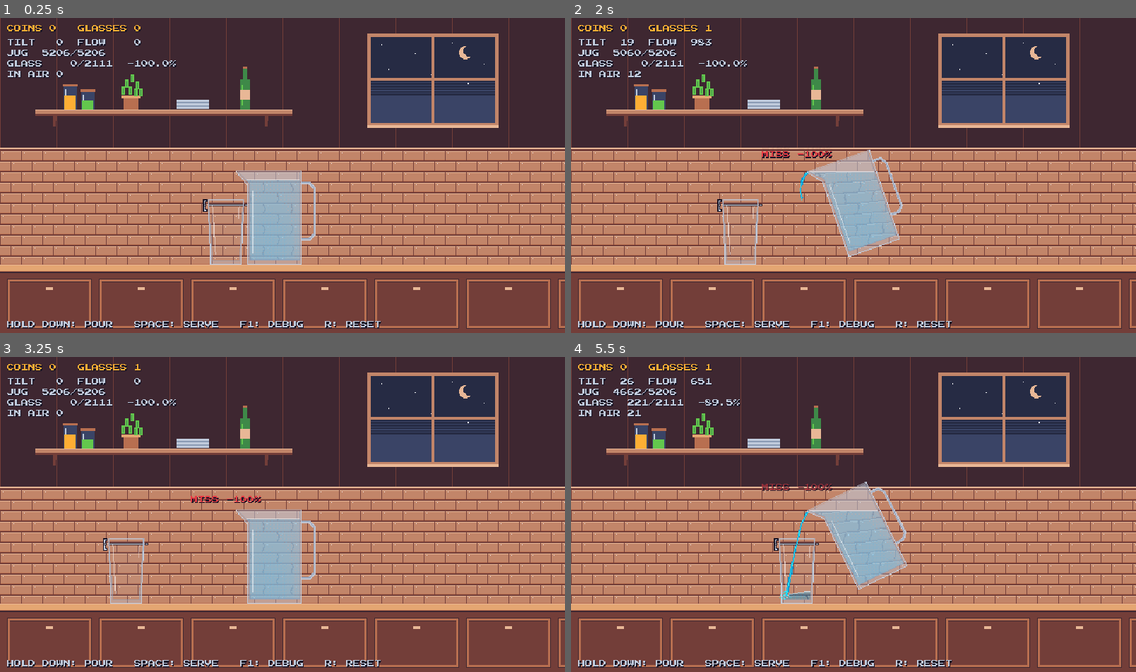
Above: before the commit, frames 1-4 (two rows, left to right).
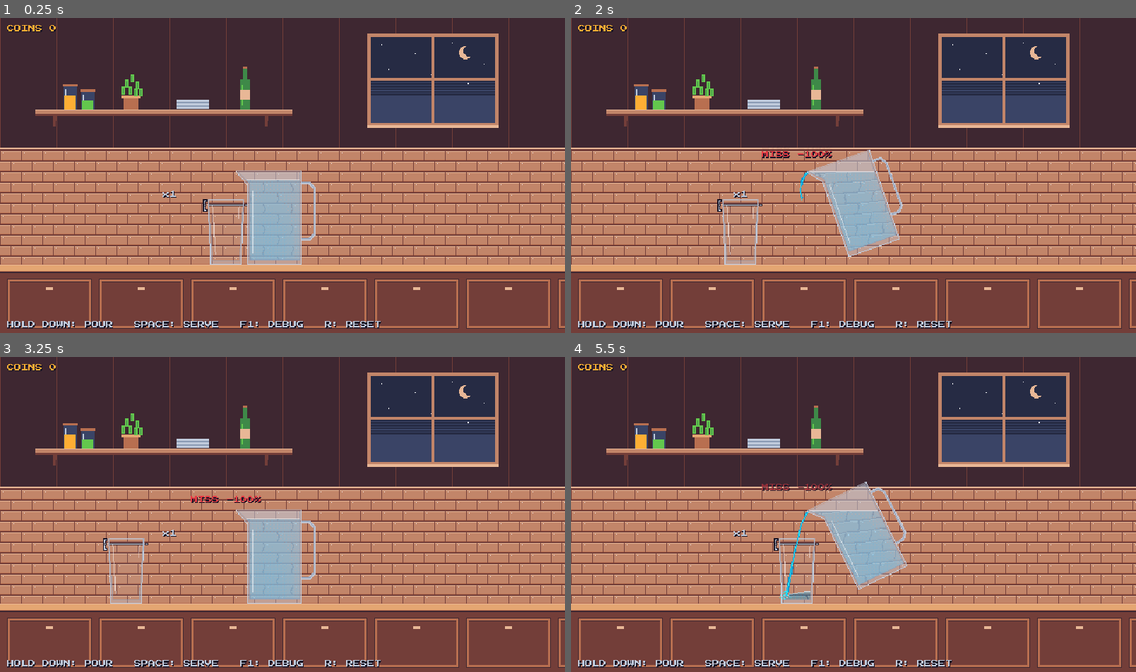
Above: after the commit, the same moments.

Repository: mihai-molnar/pour-game
Game: Godot game, scene res://main.tscn
Two runs of this game, one before a commit and one after it. Both use one fixed random seed, a clock stepped at 60 frames per second and the inputs below.
Inputs:
- Up to frame 1 (0.25 s): no input
- Up to frame 2 (2 s): tap Enter at 0.5 s; tap Space at 0.6, 0.77, 1.07, 1.52, 1.55, 1.82 s; hold Down from 1.28 s (still down); tap R at 1.35 s
- Up to frame 3 (3.25 s): release Down at 2.03 s; tap Space at 2.1, 3.02, 3.05 s; tap R at 2.85 s
- Up to frame 4 (5.5 s): tap Space at 3.32, 3.6, 3.77, 4.07, 4.52, 4.55, 4.82, 5.1 s; hold Down from 3.53 s (still down); tap R at 4.35 s

The runs differ from the first frame. In frame 1, 1.1% of the frame differs, in the area x 1-32%, y 2-58%; in frame 2, 1.1%; in frame 3, 1.1%; in frame 4, 1.2%.

Commit message:
feat: HUD (timer, coins, streak, banners) and round summary screen
Co-Authored-By: Claude Opus 5.5 <noreply@anthropic.com>

Diff:
--- /dev/null
+++ b/hud.gd
@@ -0,0 +1,142 @@
+class_name Hud
+extends CanvasLayer
+## Everything drawn over the game: timer, coins, streak multiplier, result
+## popups, banners, the key hint and the F1 debug readout. Purely visual — it
+## never drives game logic (its tweens only animate labels).
+
+const FONT := preload("res://fonts/PressStart2P-Regular.ttf")
+const SCREEN_W := 640.0
+
+var root: Control
+var timer_label: Label
+var coins_label: Label
+var streak_label: Label
+var banner_label: Label
+var hint_label: Label
+var debug_label: Label
+
+var _streak_pos := Vector2(184, 196)
+var _banner_tween: Tween
+
+
+func _ready() -> void:
+	root = Control.new()
+	root.set_anchors_preset(Control.PRESET_FULL_RECT)
+	root.mouse_filter = Control.MOUSE_FILTER_IGNORE
+	var theme := Theme.new()
+	theme.default_font = FONT
+	theme.default_font_size = 8
+	root.theme = theme
+	add_child(root)
+	coins_label = make_label(Vector2(8, 8), Palette.GOLD)
+	timer_label = make_label(Vector2(0, 8), Palette.WHITE)
+	timer_label.size = Vector2(SCREEN_W, 8)
+	timer_label.horizontal_alignment = HORIZONTAL_ALIGNMENT_CENTER
+	streak_label = make_label(_streak_pos, Palette.FROST)
+	banner_label = make_label(Vector2(0, 112), Palette.WHITE)
+	banner_label.size = Vector2(SCREEN_W, 16)
+	banner_label.horizontal_alignment = HORIZONTAL_ALIGNMENT_CENTER
+	banner_label.add_theme_font_size_override("font_size", 16)
+	banner_label.visible = false
+	hint_label = make_label(Vector2(8, 344), Palette.FROST)
+	debug_label = make_label(Vector2(8, 24), Palette.FROST)
+	debug_label.visible = false
+
+
+func make_label(pos: Vector2, color: Color) -> Label:
+	var l := Label.new()
+	l.position = pos
+	l.add_theme_color_override("font_color", color)
+	l.add_theme_color_override("font_shadow_color", Palette.INK)
+	l.add_theme_constant_override("shadow_offset_x", 1)
+	l.add_theme_constant_override("shadow_offset_y", 1)
+	l.add_theme_constant_override("line_spacing", 4)
+	root.add_child(l)
+	return l
+
+
+## Seconds left as M:SS, rounding up (0:30 at the start, 0:00 only at the end).
+static func format_time(seconds: float) -> String:
+	var s := ceili(maxf(seconds, 0.0))
+	return "%d:%02d" % [s / 60, s % 60]
+
+
+static func format_mult(steps: int) -> String:
+	var m := Scoring.multiplier(steps)
+	return "x%d" % int(m) if m == floorf(m) else "x%.1f" % m
+
+
+func set_time(seconds: float) -> void:
+	timer_label.text = format_time(seconds)
+	timer_label.add_theme_color_override("font_color", Palette.RED if seconds <= 5.0 else Palette.WHITE)
+
+
+func set_coins(total: int) -> void:
+	coins_label.text = "COINS %d" % total
+
+
+func place_streak(pos: Vector2) -> void:
+	_streak_pos = pos
+	streak_label.position = pos
+
+
+## Shows what the next glass pays; pops when it changes.
+func set_streak(steps: int) -> void:
+	var text := format_mult(steps)
+	if text == streak_label.text:
+		return
+	streak_label.text = text
+	streak_label.add_theme_color_override("font_color", Palette.GOLD if steps > 0 else Palette.FROST)
+	streak_label.position = _streak_pos - Vector2(0, 4)
+	create_tween().tween_property(streak_label, "position", _streak_pos, 0.2).set_trans(Tween.TRANS_BACK).set_ease(Tween.EASE_OUT)
+
+
+## Floating result text centred on `at` (a Scoring.score() result).
+func popup(result: Dictionary, at: Vector2) -> void:
+	var pct := roundi(result.error * 100.0)
+	var text := "MISS %+d%%" % pct
+	var color := Palette.RED
+	if result.band == Scoring.PERFECT:
+		text = "PERFECT! +%d" % result.coins
+		color = Palette.GOLD
+	elif result.band == Scoring.GOOD:
+		text = "GOOD %+d%% +%d" % [pct, result.coins]
+		color = Palette.GREEN
+	elif result.band == Scoring.SPILL:
+		text = "SPILLED!"
+	var label := make_label(at - Vector2(100, 0), color)
+	label.size = Vector2(200, 8)
+	label.horizontal_alignment = HORIZONTAL_ALIGNMENT_CENTER
+	label.text = text
+	var tw := create_tween().set_parallel()
+	tw.tween_property(label, "position:y", label.position.y - 24.0, 1.4).set_ease(Tween.EASE_OUT).set_trans(Tween.TRANS_CUBIC)
+	tw.tween_property(label, "modulate:a", 0.0, 0.5).set_delay(0.9)
+	tw.chain().tween_callback(label.queue_free)
+
+
+func show_banner(text: String, seconds: float) -> void:
+	banner_label.text = text
+	banner_label.visible = true
+	banner_label.modulate.a = 1.0
+	if _banner_tween != null:
+		_banner_tween.kill()
+	_banner_tween = create_tween()
+	_banner_tween.tween_interval(maxf(seconds - 0.3, 0.0))
+	_banner_tween.tween_property(banner_label, "modulate:a", 0.0, 0.3)
+	_banner_tween.tween_callback(banner_label.hide)
+
+
+func set_hint(text: String) -> void:
+	hint_label.text = text
+
+
+func toggle_debug() -> void:
+	debug_label.visible = not debug_label.visible
+
+
+func is_debug_visible() -> bool:
+	return debug_label.visible
+
+
+func set_debug(text: String) -> void:
+	debug_label.text = text
--- a/main.gd
+++ b/main.gd
@@ -15,6 +15,7 @@
 @onready var glass: Glass = $Glass
 @onready var pourer: Pourer = $Pourer
 @onready var stream: Stream = $Stream
+@onready var hud: Hud = $Hud
 
 var coins := 0
 var served := 0
@@ -29,11 +30,6 @@
 var _shot_prefix := ""
 var _shot_index := 0
 
-var _hud: Control
-var _coins_label: Label
-var _status_label: Label
-var _debug_label: Label
-
 
 func _ready() -> void:
 	var drink: DrinkDef = GameState.owned_drinks[0]
@@ -41,7 +37,7 @@
 	stream.set_drink(drink)
 	pourer.setup(drink)
 	pourer.position = Vector2(GLASS_X, 280.0) + drink.pourer_offset
-	_build_hud()
+	hud.place_streak(Vector2(184, 196))
 	var args := {}
 	for a in OS.get_cmdline_user_args():
 		var kv := a.trim_prefix("--").split("=", true, 1)
@@ -69,7 +65,7 @@
 		_serve_queued = true
 	if _serve_queued and not _swapping and not pourer.is_pouring() and stream.is_empty():
 		_serve()
-	_update_hud()
+	_refresh_hud()
 	if _time >= _quit_at:
 		get_tree().quit()
 
@@ -98,7 +94,7 @@
 			if not _swapping:
 				_serve_queued = true
 		KEY_F1:
-			_debug_label.visible = not _debug_label.visible
+			hud.toggle_debug()
 		KEY_R:
 			coins = 0
 			served = 0
@@ -117,7 +113,7 @@
 	_streak_steps = result.steps
 	coins += result.coins
 	served += 1
-	_popup(result)
+	hud.popup(result, Vector2(GLASS_X, 168))
 	var tw := create_tween()
 	tw.tween_property(glass, "position:x", -40.0, 0.35).set_trans(Tween.TRANS_QUAD).set_ease(Tween.EASE_IN)
 	tw.tween_callback(glass.reset)
@@ -125,71 +121,18 @@
 	tw.tween_callback(func() -> void: _swapping = false)
 
 
-func _popup(result: Dictionary) -> void:
-	var pct := roundi(result.error * 100.0)
-	var text: String
-	var color: Color
-	if result.band == Scoring.PERFECT:
-		text = "PERFECT! +%d" % result.coins
-		color = Palette.GOLD
-	elif result.band == Scoring.GOOD:
-		text = "GOOD %+d%% +%d" % [pct, result.coins]
-		color = Palette.GREEN
-	elif result.band == Scoring.SPILL:
-		text = "SPILLED!"
-		color = Palette.RED
-	else:
-		text = "MISS %+d%%" % pct
-		color = Palette.RED
-	var label := _label(Vector2(GLASS_X - 100, 168), color)
-	label.size = Vector2(200, 8)
-	label.horizontal_alignment = HORIZONTAL_ALIGNMENT_CENTER
-	label.text = text
-	var tw := create_tween().set_parallel()
-	tw.tween_property(label, "position:y", label.position.y - 24.0, 1.4).set_ease(Tween.EASE_OUT).set_trans(Tween.TRANS_CUBIC)
-	tw.tween_property(label, "modulate:a", 0.0, 0.5).set_delay(0.9)
-	tw.chain().tween_callback(label.queue_free)
-
-
-func _build_hud() -> void:
-	var layer := CanvasLayer.new()
-	add_child(layer)
-	_hud = Control.new()
-	_hud.set_anchors_preset(Control.PRESET_FULL_RECT)
-	_hud.mouse_filter = Control.MOUSE_FILTER_IGNORE
-	var theme := Theme.new()
-	theme.default_font = load("res://fonts/PressStart2P-Regular.ttf")
-	theme.default_font_size = 8
-	_hud.theme = theme
-	layer.add_child(_hud)
-	_coins_label = _label(Vector2(8, 8), Palette.GOLD)
-	_status_label = _label(Vector2(8, 344), Palette.FROST)
-	_debug_label = _label(Vector2(8, 24), Palette.FROST)
-
-
-func _label(pos: Vector2, color: Color) -> Label:
-	var l := Label.new()
-	l.position = pos
-	l.add_theme_color_override("font_color", color)
-	l.add_theme_color_override("font_shadow_color", Palette.INK)
-	l.add_theme_constant_override("shadow_offset_x", 1)
-	l.add_theme_constant_override("shadow_offset_y", 1)
-	l.add_theme_constant_override("line_spacing", 4)
-	_hud.add_child(l)
-	return l
-
-
-func _update_hud() -> void:
-	_coins_label.text = "COINS %d   GLASSES %d" % [coins, served]
-	_status_label.text = "SERVING..." if _serve_queued else "HOLD DOWN: POUR   SPACE: SERVE   F1: DEBUG   R: RESET"
-	if _debug_label.visible:
+func _refresh_hud() -> void:
+	hud.set_coins(coins)
+	hud.set_streak(_streak_steps)
+	hud.set_hint("SERVING..." if _serve_queued else "HOLD DOWN: POUR   SPACE: SERVE   F1: DEBUG   R: RESET")
+	if hud.is_debug_visible():
 		var err := (glass.volume - glass.target) / glass.target * 100.0
-		_debug_label.text = "TILT %3d  FLOW %4d\nJUG  %4d/%d\nGLASS %4d/%d  %+.1f%%\nIN AIR %d" % [
+		hud.set_debug("TILT %3d  FLOW %4d\nJUG  %4d/%d\nGLASS %4d/%d  %+.1f%%\nIN AIR %d" % [
 			roundi(rad_to_deg(pourer.tilt)), roundi(pourer.flow),
 			roundi(pourer.volume), roundi(pourer.full_volume),
 			roundi(glass.volume), roundi(glass.target), err,
-			stream._parcels.size(),
-		]
+			stream.parcel_count(),
+		])
 
 
 ## Simulates holds of increasing length — with the pourer full, then half
--- a/main.tscn
+++ b/main.tscn
@@ -7,6 +7,7 @@
 [ext_resource type="Script" path="res://stream.gd" id="5_stream"]
 [ext_resource type="Shader" path="res://liquid.gdshader" id="6_liquid"]
 [ext_resource type="Script" path="res://draw_layer.gd" id="7_layer"]
+[ext_resource type="Script" path="res://hud.gd" id="8_hud"]
 
 [sub_resource type="ShaderMaterial" id="ShaderMaterial_glass"]
 shader = ExtResource("6_liquid")
@@ -59,3 +60,6 @@
 
 [node name="Front" type="Node2D" parent="Pourer"]
 script = ExtResource("7_layer")
+
+[node name="Hud" type="CanvasLayer" parent="."]
+script = ExtResource("8_hud")
--- /dev/null
+++ b/round_summary.gd
@@ -0,0 +1,92 @@
+class_name RoundSummary
+extends CanvasLayer
+## End-of-round screen: glasses, perfects, best streak, coins this round and
+## total. Space or clicking NEXT ROUND emits next_pressed and hides it.
+
+signal next_pressed
+
+const FONT := preload("res://fonts/PressStart2P-Regular.ttf")
+const SCREEN_W := 640.0
+
+var _title: Label
+var _body: Label
+var _button: Button
+
+
+func _ready() -> void:
+	var root := Control.new()
+	root.set_anchors_preset(Control.PRESET_FULL_RECT)
+	var theme := Theme.new()
+	theme.default_font = FONT
+	theme.default_font_size = 8
+	root.theme = theme
+	add_child(root)
+	var dim := ColorRect.new()
+	dim.set_anchors_preset(Control.PRESET_FULL_RECT)
+	dim.color = Color(Palette.INK, 0.8)
+	root.add_child(dim)
+	_title = _centered_label(root, 96.0, Palette.GOLD, 16)
+	_body = _centered_label(root, 136.0, Palette.FROST, 8)
+	_button = Button.new()
+	_button.text = "NEXT ROUND (SPACE)"
+	_button.flat = true
+	_button.focus_mode = Control.FOCUS_NONE
+	_button.add_theme_color_override("font_color", Palette.WHITE)
+	_button.add_theme_color_override("font_hover_color", Palette.GOLD)
+	_button.position = Vector2(SCREEN_W * 0.5 - 96.0, 248.0)
+	_button.size = Vector2(192, 16)
+	_button.pressed.connect(_next)
+	root.add_child(_button)
+	visible = false
+
+
+func _centered_label(parent: Control, y: float, color: Color, font_size: int) -> Label:
+	var l := Label.new()
+	l.position = Vector2(0, y)
+	l.size = Vector2(SCREEN_W, font_size)
+	l.horizontal_alignment = HORIZONTAL_ALIGNMENT_CENTER
+	l.add_theme_color_override("font_color", color)
+	l.add_theme_font_size_override("font_size", font_size)
+	l.add_theme_constant_override("line_spacing", 6)
+	parent.add_child(l)
+	return l
+
+
+## `stats` keys: served, perfects, best_steps, coins.
+func show_results(round_number: int, stats: Dictionary, total_coins: int) -> void:
+	_title.text = "ROUND %d DONE" % round_number
+	var rows := [
+		["GLASSES", str(stats.served)],
+		["PERFECT", str(stats.perfects)],
+		["BEST STREAK", Hud.format_mult(stats.best_steps)],
+		["COINS", "+%d" % stats.coins],
+		["", ""],
+		["TOTAL", str(total_coins)],
+	]
+	var lines: Array[String] = []
+	for row in rows:
+		lines.append("%-12s%6s" % row)
+	_body.text = "\n".join(lines)
+	visible = true
+
+
+func hide_results() -> void:
+	visible = false
+
+
+func body_text() -> String:
+	return _body.text
+
+
+func _unhandled_input(event: InputEvent) -> void:
+	if not visible:
+		return
+	var key := event as InputEventKey
+	if key != null and key.pressed and not key.echo and key.physical_keycode == KEY_SPACE:
+		get_viewport().set_input_as_handled()
+		_next()
+
+
+func _next() -> void:
+	visible = false
+	next_pressed.emit()
--- /dev/null
+++ b/round_summary.tscn
@@ -0,0 +1,7 @@
+[gd_scene load_steps=2 format=3]
+
+[ext_resource type="Script" path="res://round_summary.gd" id="1_summary"]
+
+[node name="RoundSummary" type="CanvasLayer"]
+layer = 2
+script = ExtResource("1_summary")
--- a/stream.gd
+++ b/stream.gd
@@ -71,6 +71,10 @@
 
 func is_empty() -> bool:
 	return _parcels.is_empty() and _pending <= 0.0
+
+
+func parcel_count() -> int:
+	return _parcels.size()
 
 
 func clear() -> void:
--- /dev/null
+++ b/tools/checks/check_ui.gd
@@ -0,0 +1,52 @@
+extends CheckBase
+## Checks HUD formatting/state and the round summary screen. Run:
+##   "$GODOT" --headless --path . --quit-after 900 --script res://tools/run_check.gd -- --check=ui
+
+
+func run() -> void:
+	eq(Hud.format_time(30.0), "0:30", "30 s")
+	eq(Hud.format_time(29.01), "0:30", "counts whole seconds up")
+	eq(Hud.format_time(5.0), "0:05", "5 s")
+	eq(Hud.format_time(0.2), "0:01", "the last fraction shows 0:01")
+	eq(Hud.format_time(0.0), "0:00", "0 s")
+	eq(Hud.format_time(-1.0), "0:00", "never negative")
+	eq(Hud.format_time(75.0), "1:15", "minutes")
+	eq(Hud.format_mult(0), "x1", "x1")
+	eq(Hud.format_mult(1), "x1.5", "x1.5")
+	eq(Hud.format_mult(2), "x2", "x2")
+	eq(Hud.format_mult(4), "x3", "x3")
+	eq(Hud.format_mult(9), "x3", "capped at x3")
+
+	var hud: Hud = load("res://hud.gd").new()
+	add_child(hud)
+	hud.set_time(4.0)
+	eq(hud.timer_label.text, "0:04", "timer text")
+	eq(hud.timer_label.get_theme_color("font_color"), Palette.RED, "timer is red in the last 5 s")
+	hud.set_time(12.0)
+	eq(hud.timer_label.get_theme_color("font_color"), Palette.WHITE, "timer is white otherwise")
+	hud.set_coins(42)
+	eq(hud.coins_label.text, "COINS 42", "coins label")
+	hud.set_streak(2)
+	eq(hud.streak_label.text, "x2", "streak label")
+	hud.show_banner("LAST CALL!", 1.5)
+	eq(hud.banner_label.visible and hud.banner_label.text == "LAST CALL!", true, "banner shows")
+	eq(hud.is_debug_visible(), false, "debug starts hidden")
+	hud.toggle_debug()
+	eq(hud.is_debug_visible(), true, "F1 toggles debug")
+
+	var summary: RoundSummary = load("res://round_summary.tscn").instantiate()
+	add_child(summary)
+	eq(summary.visible, false, "summary starts hidden")
+	summary.show_results(3, {"served": 7, "perfects": 2, "best_steps": 4, "coins": 55}, 120)
+	eq(summary.visible, true, "show_results shows it")
+	var text := summary.body_text()
+	for want in ["GLASSES", "7", "PERFECT", "2", "x3", "+55", "120"]:
+		eq(text.contains(want), true, "summary shows %s" % want)
+	var pressed := [false]
+	summary.next_pressed.connect(func() -> void: pressed[0] = true)
+	var space := InputEventKey.new()
+	space.physical_keycode = KEY_SPACE
+	space.pressed = true
+	summary._unhandled_input(space)
+	eq(pressed[0], true, "Space on the summary emits next_pressed")
+	eq(summary.visible, false, "...and hides it")
Not shown, added: hud.gd.uid
Not shown: 1 places in main.tscn that only renumber resources
Not shown, added: round_summary.gd.uid
Not shown, added: tools/checks/check_ui.gd.uid
